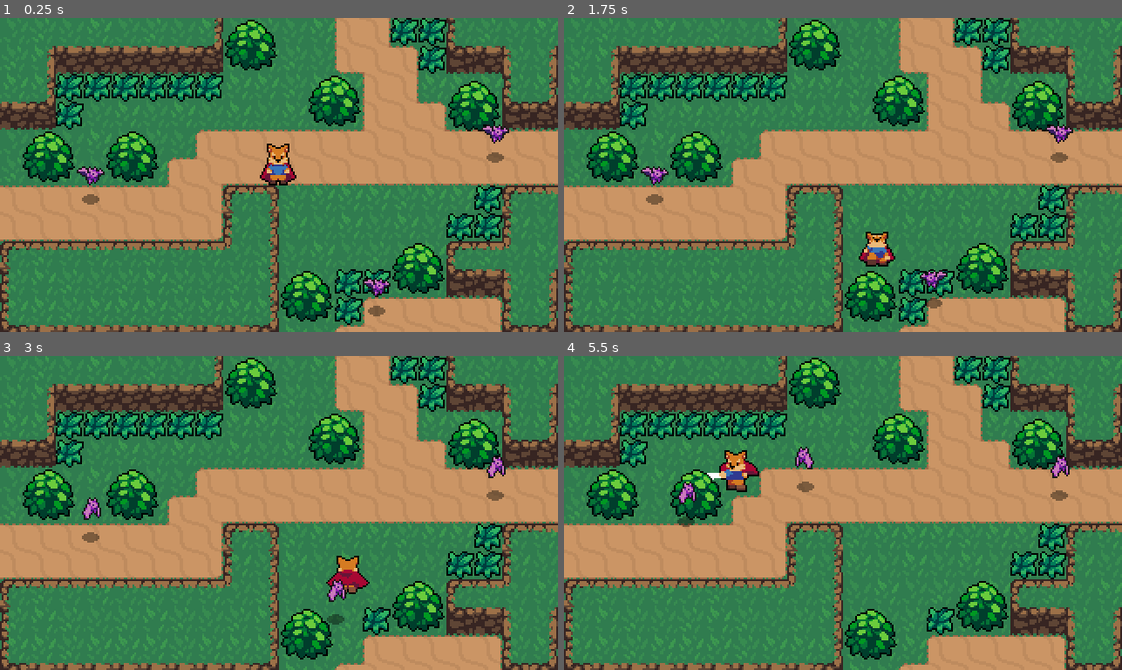
Above: before the commit, frames 1-4 (two rows, left to right).
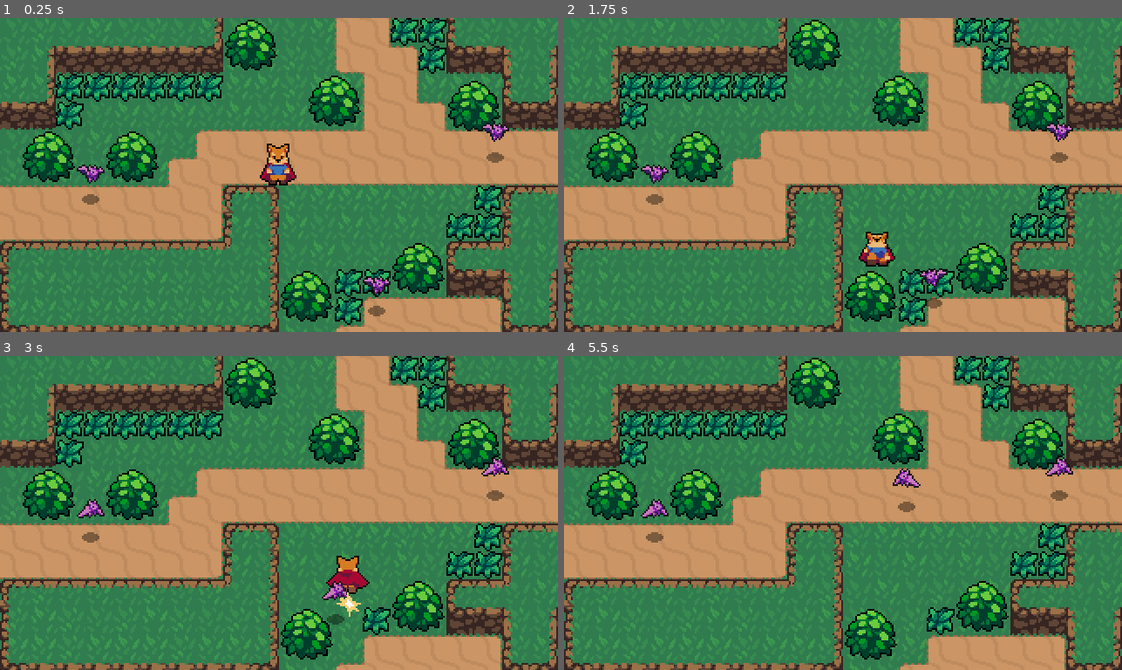
Above: after the commit, the same moments.

Repository: lepsalex/2D-BoT
Game: Godot game, scene res://World.tscn
Two runs of this game, one before a commit and one after it. Both use one fixed random seed, a clock stepped at 60 frames per second and the inputs below.
Inputs:
- Up to frame 1 (0.25 s): no input
- Up to frame 2 (1.75 s): hold Right (ui_right) 0.53-1.28 s; tap X (attack) at 0.6 s; hold Down (ui_down) from 1.28 s (still down); tap Z (roll) at 1.35 s
- Up to frame 3 (3 s): release Down (ui_down) at 2.03 s; hold Right (ui_right) 2.03-2.78 s; tap X (attack) at 2.1 s; hold Up (ui_up) from 2.78 s (still down); tap Z (roll) at 2.85 s
- Up to frame 4 (5.5 s): release Up (ui_up) at 3.53 s; hold Left (ui_left) 3.53-5.03 s; tap X (attack) at 3.6, 5.1 s; tap Z (roll) at 4.35 s; hold Down (ui_down) from 5.03 s (still down)

The runs differ from the first frame. In frame 1, 0.4% of the frame differs, in the area x 13-92%, y 33-89%; in frame 2, 0.4%; in frame 3, 0.6%; in frame 4, 1.8%, in the area x 13-92%, y 28-60%.

Commit message:
better combat

Diff:
--- a/Enemies/Bat.gd
+++ b/Enemies/Bat.gd
@@ -20,6 +20,7 @@
 onready var sprite = $AnimatedSprite
 onready var stats = $Stats
 onready var playerDetectionZone = $PlayerDetectionZone
+onready var hurtbox = $HurtBox
 
 func _ready():
 	print("max_health: ", stats.max_health)
@@ -55,8 +56,9 @@
 		state = CHASE
 
 func _on_HurtBox_area_entered(area):
+	hurtbox.create_hit_effect()
+	knockback = area.knockback_vector * 120
 	stats.health -= area.damage
-	knockback = area.knockback_vector * 120
 
 func _on_Stats_no_health():
 	queue_free()
--- a/Enemies/Bat.tscn
+++ b/Enemies/Bat.tscn
@@ -6,6 +6,7 @@
 [ext_resource path="res://Enemies/Bat.gd" type="Script" id=4]
 [ext_resource path="res://Stats.tscn" type="PackedScene" id=5]
 [ext_resource path="res://Enemies/PlayerDetectionZone.tscn" type="PackedScene" id=6]
+[ext_resource path="res://Interactions/HitBox.tscn" type="PackedScene" id=7]
 
 [sub_resource type="AtlasTexture" id=1]
 atlas = ExtResource( 1 )
@@ -50,6 +51,9 @@
 [sub_resource type="CircleShape2D" id=9]
 radius = 65.0
 
+[sub_resource type="CircleShape2D" id=10]
+radius = 4.0
+
 [node name="Bat" type="KinematicBody2D"]
 collision_layer = 2147483664
 script = ExtResource( 4 )
@@ -57,7 +61,7 @@
 [node name="AnimatedSprite" type="AnimatedSprite" parent="."]
 frames = SubResource( 6 )
 animation = "Fly"
-frame = 2
+frame = 1
 playing = true
 offset = Vector2( 0, -12 )
 
@@ -81,9 +85,18 @@
 
 [node name="CollisionShape2D" parent="PlayerDetectionZone" index="0"]
 shape = SubResource( 9 )
+
+[node name="HitBox" parent="." instance=ExtResource( 7 )]
+collision_mask = 4
+
+[node name="CollisionShape2D" parent="HitBox" index="0"]
+position = Vector2( 0, -15 )
+shape = SubResource( 10 )
 [connection signal="area_entered" from="HurtBox" to="." method="_on_HurtBox_area_entered"]
 [connection signal="no_health" from="Stats" to="." method="_on_Stats_no_health"]
 
 [editable path="HurtBox"]
 
 [editable path="PlayerDetectionZone"]
+
+[editable path="HitBox"]
--- a/Enemies/PlayerDetectionZone.gd
+++ b/Enemies/PlayerDetectionZone.gd
@@ -9,5 +9,5 @@
 func _on_PlayerDetectionZone_body_entered(body):
 	player = body
 
-func _on_PlayerDetectionZone_body_exited(body):
+func _on_PlayerDetectionZone_body_exited(_body):
 	player = null
--- a/Interactions/HurtBox.gd
+++ b/Interactions/HurtBox.gd
@@ -1,13 +1,42 @@
 extends Area2D
-
-export(bool) var show_hit = true
 
 const HitEffect = preload("res://Effects/HitEffect.tscn")
 
+onready var timer = $Timer
 
-func _on_HurtBox_area_entered(area):
-	if show_hit:
-		var effect = HitEffect.instance()
-		var main = get_tree().current_scene
-		main.add_child(effect)
-		effect.global_position = global_position
+var invincible = false setget set_invincible
+
+signal invincibility_started
+signal invincibility_ended
+
+
+func set_invincible(value):
+	invincible = value
+	if invincible == true:
+		emit_signal("invincibility_started")
+	else:
+		emit_signal("invincibility_ended")
+
+
+func start_invincibility(duration):
+	self.invincible = true
+	timer.start(duration)
+
+
+func create_hit_effect():
+	var effect = HitEffect.instance()
+	var main = get_tree().current_scene
+	main.add_child(effect)
+	effect.global_position = global_position
+
+
+func _on_Timer_timeout():
+	self.invincible = false
+
+
+func _on_HurtBox_invincibility_started():
+	set_deferred("monitorable", false)
+
+
+func _on_HurtBox_invincibility_ended():
+	set_deferred("monitorable", true)
--- a/Interactions/HurtBox.tscn
+++ b/Interactions/HurtBox.tscn
@@ -8,4 +8,8 @@
 script = ExtResource( 1 )
 
 [node name="CollisionShape2D" type="CollisionShape2D" parent="."]
-[connection signal="area_entered" from="." to="." method="_on_HurtBox_area_entered"]
+
+[node name="Timer" type="Timer" parent="."]
+[connection signal="invincibility_ended" from="." to="." method="_on_HurtBox_invincibility_ended"]
+[connection signal="invincibility_started" from="." to="." method="_on_HurtBox_invincibility_started"]
+[connection signal="timeout" from="Timer" to="." method="_on_Timer_timeout"]
--- a/Player/Player.gd
+++ b/Player/Player.gd
@@ -15,12 +15,15 @@
 var state = MOVE
 var velocity = Vector2.ZERO
 var roll_vector = Vector2.DOWN
+var stats = PlayerStats
 
 onready var animationTree = $AnimationTree
 onready var animationState = animationTree.get("parameters/playback")
 onready var swordHitbox = $HitBoxPivot/SwordHitBox
+onready var hurtbox = $HurtBox
 
 func _ready():
+	stats.connect("no_health", self, "queue_free")
 	animationTree.active = true
 	swordHitbox.knockback_vector = roll_vector
 
@@ -79,3 +82,9 @@
 
 func attack_anim_finished():
 	state = MOVE
+
+
+func _on_HurtBox_area_entered(_area):
+	hurtbox.start_invincibility(0.5)
+	hurtbox.create_hit_effect()
+	stats.health -= 1
--- a/Player/Player.tscn
+++ b/Player/Player.tscn
@@ -1,9 +1,10 @@
-[gd_scene load_steps=51 format=2]
+[gd_scene load_steps=53 format=2]
 
 [ext_resource path="res://Player/Player.gd" type="Script" id=1]
 [ext_resource path="res://Player/Player.png" type="Texture" id=2]
 [ext_resource path="res://Interactions/HitBox.tscn" type="PackedScene" id=3]
 [ext_resource path="res://Player/SwordHitbox.gd" type="Script" id=4]
+[ext_resource path="res://Interactions/HurtBox.tscn" type="PackedScene" id=5]
 
 [sub_resource type="CapsuleShape2D" id=1]
 radius = 4.0
@@ -603,6 +604,10 @@
 [sub_resource type="CapsuleShape2D" id=46]
 height = 12.0
 
+[sub_resource type="CapsuleShape2D" id=47]
+radius = 5.0
+height = 6.0
+
 [node name="Player" type="KinematicBody2D"]
 collision_layer = 2
 script = ExtResource( 1 )
@@ -656,4 +661,14 @@
 shape = SubResource( 46 )
 disabled = true
 
+[node name="HurtBox" parent="." instance=ExtResource( 5 )]
+collision_layer = 2147483652
+
+[node name="CollisionShape2D" parent="HurtBox" index="0"]
+position = Vector2( 0, -4 )
+shape = SubResource( 47 )
+[connection signal="area_entered" from="HurtBox" to="." method="_on_HurtBox_area_entered"]
+
 [editable path="HitBoxPivot/SwordHitBox"]
+
+[editable path="HurtBox"]
--- /dev/null
+++ b/Player/PlayerStats.tscn
@@ -0,0 +1,6 @@
+[gd_scene load_steps=2 format=2]
+
+[ext_resource path="res://Stats.tscn" type="PackedScene" id=1]
+
+[node name="PlayerStats" instance=ExtResource( 1 )]
+max_health = 4
--- a/project.godot
+++ b/project.godot
@@ -18,6 +18,10 @@
 config/name="Blizzard of Time"
 run/main_scene="res://World.tscn"
 config/icon="res://icon.png"
+
+[autoload]
+
+PlayerStats="*res://Player/PlayerStats.tscn"
 
 [display]
 
Not shown: 1 places in Enemies/Bat.tscn that only renumber resources
Not shown: 9 places in Player/Player.tscn that only renumber resources
